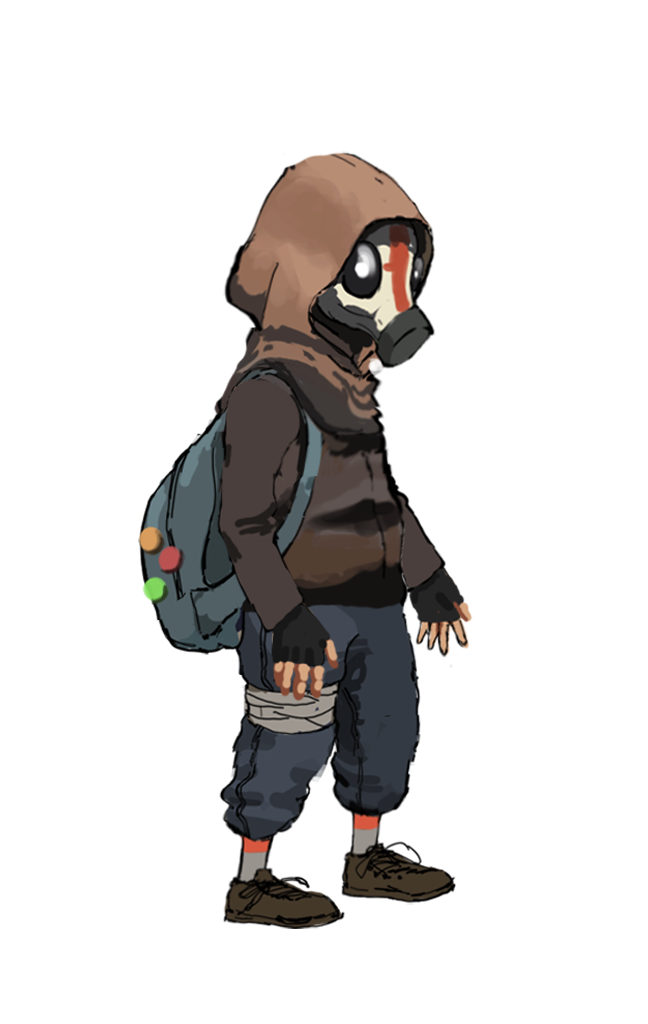
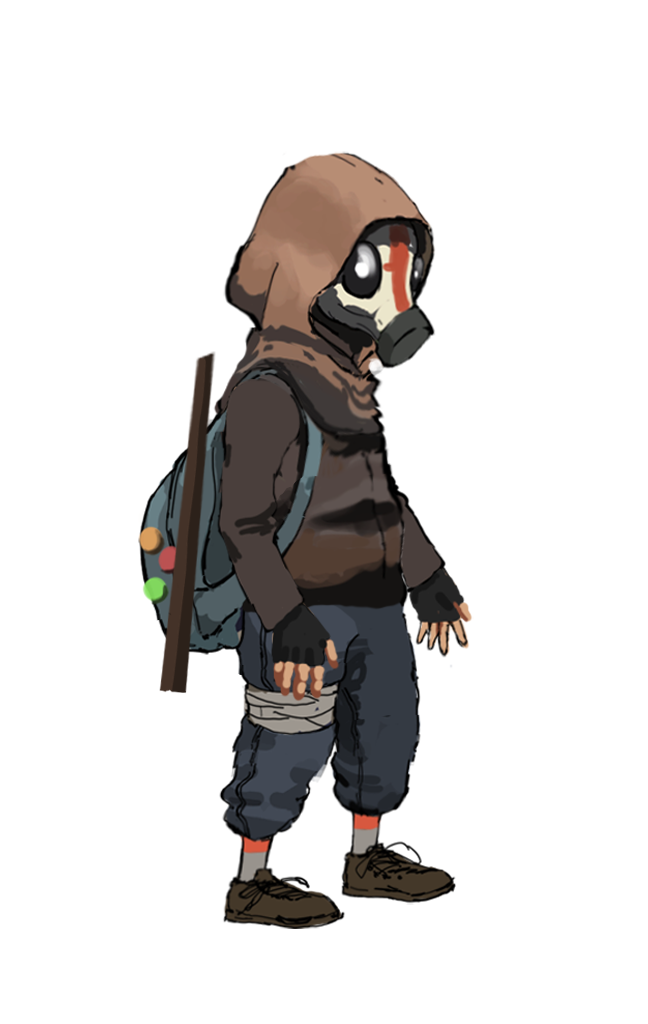
Layered file, before and after one edit (648x1024). Changes by layer:
added layer "stick" above "braço direito" over [159,351,216,694]
